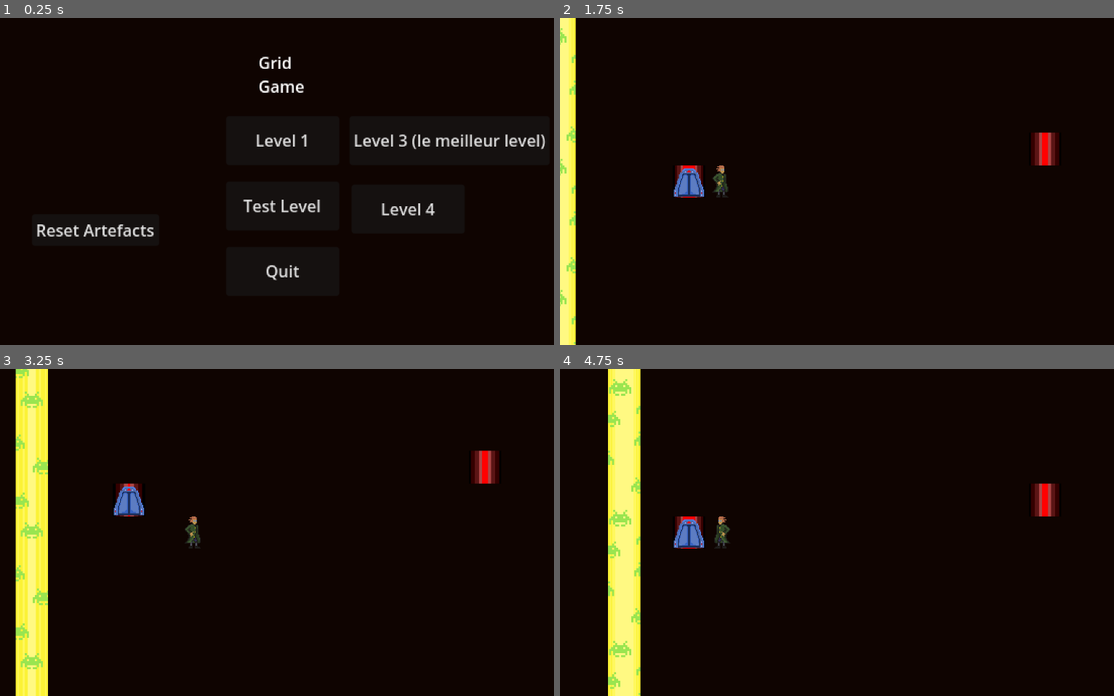
Above: before the commit, frames 1-4 (two rows, left to right).
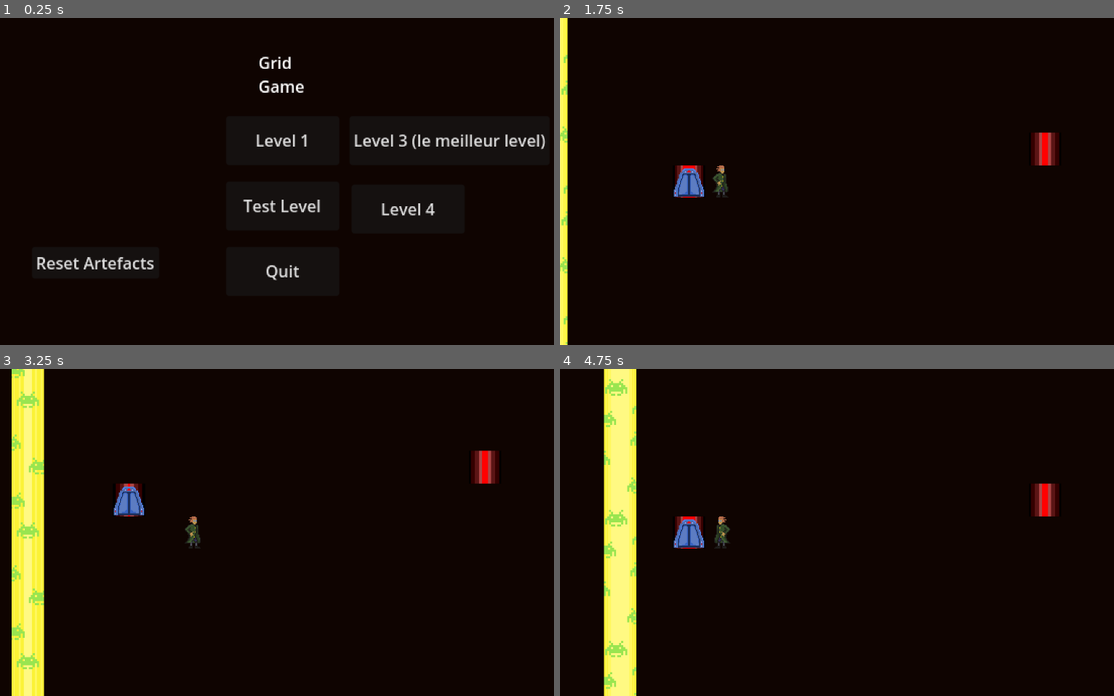
Above: after the commit, the same moments.

Repository: kwananak/GridGame
Game: Godot game, scene res://Scenes/Main.tscn
Same seed, same stepped clock (60 frames per second), same inputs: the game is played once before the commit and once after it.
Inputs:
- Up to frame 1 (0.25 s): no input
- Up to frame 2 (1.75 s): click "Test Level" at 0.5 s; tap Enter at 1.25 s; hold D (right) from 1.28 s (still down); tap Space at 1.52 s
- Up to frame 3 (3.25 s): release D (right) at 2.03 s; hold S (down) 2.03-2.78 s; tap Space at 2.27 s; hold D (right) from 2.78 s (still down)
- Up to frame 4 (4.75 s): release D (right) at 3.53 s; hold W (up) 3.53-4.28 s; tap Space at 3.77, 4.52 s; hold A (left) from 4.28 s (still down)

The runs differ from the first frame. In frame 1, 0.9% of the frame differs, in the area x 6-28%, y 63-77%; in frame 2, 2.8%; in frame 3, 4.2%, in the area x 2-9%, y 0-100%; in frame 4, 4.0%.

Commit message:
updated to groups
removed the need to drag nodes in level manager for calls
level manager will call group to set up a* grid
removing long relative paths for level manager and player nodes, and no need to put nodes in specific parent

Diff:
--- a/Scenes/Levels/Level1.tscn
+++ b/Scenes/Levels/Level1.tscn
@@ -15,9 +15,8 @@
 
 [node name="Level1" type="Node2D"]
 
-[node name="LevelManager" parent="." node_paths=PackedStringArray("end_turn_calls") instance=ExtResource("1_cdige")]
+[node name="LevelManager" parent="." instance=ExtResource("1_cdige")]
 level_number = 1
-end_turn_calls = [NodePath("../Firewall")]
 
 [node name="UI" parent="." instance=ExtResource("2_3kjsv")]
 
--- a/Scenes/Levels/Level3.tscn
+++ b/Scenes/Levels/Level3.tscn
@@ -1,7 +1,7 @@
 [gd_scene load_steps=13 format=3 uid="uid://buhrxtha4x4ha"]
 
 [ext_resource type="PackedScene" uid="uid://dhqr3k2csmslo" path="res://Scenes/Prefabs/level_manager.tscn" id="1_0oydm"]
-[ext_resource type="PackedScene" uid="uid://f6ans0klrpqi" path="res://Scenes/ui.tscn" id="2_gsm3g"]
+[ext_resource type="PackedScene" uid="uid://f6ans0klrpqi" path="res://Scenes/Prefabs/ui.tscn" id="2_gsm3g"]
 [ext_resource type="PackedScene" uid="uid://cucuq7j1dctnn" path="res://Scenes/Tiles/start_tile.tscn" id="3_f3vpw"]
 [ext_resource type="PackedScene" uid="uid://b0dhbkmn8vh3a" path="res://Scenes/Tiles/floor_tile.tscn" id="3_lg7ll"]
 [ext_resource type="PackedScene" uid="uid://cd0glhsrlf1wm" path="res://Scenes/Tiles/wall_tile.tscn" id="3_oajlt"]
@@ -15,10 +15,8 @@
 
 [node name="Level3" type="Node2D"]
 
-[node name="LevelManager" parent="." node_paths=PackedStringArray("end_turn_calls", "doors") instance=ExtResource("1_0oydm")]
+[node name="LevelManager" parent="." instance=ExtResource("1_0oydm")]
 level_number = 3
-end_turn_calls = [NodePath("../Firewall")]
-doors = [NodePath("../Trials/DoorTile")]
 
 [node name="UI" parent="." instance=ExtResource("2_gsm3g")]
 
@@ -585,6 +583,7 @@
 key_type = "pink"
 
 [node name="Firewall" parent="." instance=ExtResource("5_q6e16")]
+position = Vector2(-32, 0)
 
 [node name="Player" parent="." instance=ExtResource("6_dgy2p")]
 z_index = 1
--- a/Scenes/Levels/Level4.tscn
+++ b/Scenes/Levels/Level4.tscn
@@ -16,10 +16,8 @@
 
 [node name="Level4" type="Node2D"]
 
-[node name="LevelManager" parent="." node_paths=PackedStringArray("end_turn_calls", "doors") instance=ExtResource("1_o0n1a")]
+[node name="LevelManager" parent="." instance=ExtResource("1_o0n1a")]
 level_number = 4
-end_turn_calls = [NodePath("../Firewall")]
-doors = [NodePath("../Trials/DoorTile")]
 
 [node name="UI" parent="." instance=ExtResource("2_w3ish")]
 
@@ -1355,6 +1353,7 @@
 strength = 4
 
 [node name="Firewall" parent="." instance=ExtResource("3_rg0ha")]
+position = Vector2(-32, 0)
 
 [node name="Player" parent="." instance=ExtResource("4_cye8u")]
 z_index = 1
--- a/Scenes/Main.tscn
+++ b/Scenes/Main.tscn
@@ -88,17 +88,19 @@
 
 [node name="ResetArtefacts" type="Button" parent="Menu"]
 offset_left = 32.0
-offset_top = 192.0
+offset_top = 224.0
 offset_right = 158.0
-offset_bottom = 223.0
+offset_bottom = 255.0
 text = "Reset Artefacts"
 
-[node name="ArtefactHolder" type="Node" parent="."]
+[node name="ArtefactHolder" type="Node2D" parent="."]
+z_index = 30
 script = ExtResource("3_fd7s2")
 
 [node name="GlovesSprite" type="AnimatedSprite2D" parent="ArtefactHolder"]
 visible = false
-position = Vector2(96, 256)
+position = Vector2(96, 288)
+scale = Vector2(1.17, 1.17)
 sprite_frames = SubResource("SpriteFrames_8cxo0")
 
 [connection signal="pressed" from="Menu/Level1Button" to="." method="call_level" binds= [1]]
--- a/Scenes/Prefabs/firewall.tscn
+++ b/Scenes/Prefabs/firewall.tscn
@@ -122,7 +122,7 @@
 "speed": 5.0
 }]
 
-[node name="Firewall" type="Area2D"]
+[node name="Firewall" type="Area2D" groups=["EndTurn"]]
 z_index = 10
 collision_layer = 4
 collision_mask = 2
--- a/Scenes/Prefabs/invisible_wall.tscn
+++ b/Scenes/Prefabs/invisible_wall.tscn
@@ -3,7 +3,7 @@
 [sub_resource type="RectangleShape2D" id="RectangleShape2D_qorsj"]
 size = Vector2(32, 32)
 
-[node name="InvisibleWall" type="Area2D"]
+[node name="InvisibleWall" type="Area2D" groups=["AStarGridSolid"]]
 
 [node name="CollisionShape2D" type="CollisionShape2D" parent="."]
 shape = SubResource("RectangleShape2D_qorsj")
--- a/Scenes/Prefabs/level_manager.tscn
+++ b/Scenes/Prefabs/level_manager.tscn
@@ -2,5 +2,6 @@
 
 [ext_resource type="Script" path="res://Scripts/level_manager.gd" id="1_1q1ie"]
 
-[node name="LevelManager" type="Node2D"]
+[node name="LevelManager" type="Node2D" groups=["LevelManager"]]
 script = ExtResource("1_1q1ie")
+end_turn_speed = 0.1
--- a/Scenes/Prefabs/path_enemy.tscn
+++ b/Scenes/Prefabs/path_enemy.tscn
@@ -20,7 +20,7 @@
 "speed": 11.0
 }]
 
-[node name="PathEnemy" type="Area2D"]
+[node name="PathEnemy" type="Area2D" groups=["EndTurn"]]
 collision_layer = 0
 collision_mask = 2
 script = ExtResource("1_4tc8b")
--- a/Scenes/Prefabs/player.tscn
+++ b/Scenes/Prefabs/player.tscn
@@ -47,7 +47,7 @@
 "speed": 8.0
 }]
 
-[node name="Player" type="Area2D"]
+[node name="Player" type="Area2D" groups=["Player"]]
 scale = Vector2(0.6, 0.6)
 collision_layer = 2
 script = ExtResource("1_4axeg")
--- a/Scenes/Prefabs/seeker_enemy.tscn
+++ b/Scenes/Prefabs/seeker_enemy.tscn
@@ -20,7 +20,7 @@
 "speed": 9.0
 }]
 
-[node name="SeekerEnemy" type="Area2D"]
+[node name="SeekerEnemy" type="Area2D" groups=["EndTurn"]]
 collision_layer = 0
 collision_mask = 2
 script = ExtResource("1_l4xhf")
--- a/Scenes/Prefabs/ui.tscn
+++ b/Scenes/Prefabs/ui.tscn
@@ -3,7 +3,7 @@
 [ext_resource type="Script" path="res://Scripts/ui.gd" id="1_yd2pw"]
 
 [node name="UI" type="Node2D"]
-z_index = 3
+z_index = 20
 script = ExtResource("1_yd2pw")
 
 [node name="Button" type="Button" parent="."]
@@ -28,9 +28,9 @@
 offset_bottom = 96.0
 
 [node name="FreezeUI" type="Label" parent="."]
-offset_left = -256.0
+offset_left = -64.0
 offset_top = 64.0
-offset_right = -160.0
+offset_right = 32.0
 offset_bottom = 96.0
 
 [connection signal="pressed" from="Button" to="." method="_on_button_pressed"]
--- a/Scenes/Tiles/cannon_tile.tscn
+++ b/Scenes/Tiles/cannon_tile.tscn
@@ -1,26 +1,33 @@
-[gd_scene load_steps=6 format=3 uid="uid://0tdclamt18y7"]
+[gd_scene load_steps=7 format=3 uid="uid://0tdclamt18y7"]
 
 [ext_resource type="Script" path="res://Scripts/cannon_tile.gd" id="1_e2om4"]
-[ext_resource type="Texture2D" uid="uid://ckoahlec6jygu" path="res://Sprites/Environnement_sheet_2.png" id="1_uj70b"]
+[ext_resource type="Texture2D" uid="uid://flqtkjhp7re" path="res://Sprites/cannon.png" id="2_arv54"]
 
 [sub_resource type="RectangleShape2D" id="RectangleShape2D_xqu2r"]
 
-[sub_resource type="AtlasTexture" id="AtlasTexture_mhkec"]
-atlas = ExtResource("1_uj70b")
-region = Rect2(320, 64, 32, 32)
+[sub_resource type="AtlasTexture" id="AtlasTexture_h16ey"]
+atlas = ExtResource("2_arv54")
+region = Rect2(0, 0, 32, 32)
+
+[sub_resource type="AtlasTexture" id="AtlasTexture_dbfre"]
+atlas = ExtResource("2_arv54")
+region = Rect2(0, 32, 32, 32)
 
 [sub_resource type="SpriteFrames" id="SpriteFrames_buoya"]
 animations = [{
 "frames": [{
 "duration": 1.0,
-"texture": SubResource("AtlasTexture_mhkec")
+"texture": SubResource("AtlasTexture_h16ey")
+}, {
+"duration": 1.0,
+"texture": SubResource("AtlasTexture_dbfre")
 }],
 "loop": true,
 "name": &"default",
 "speed": 5.0
 }]
 
-[node name="CannonTile" type="Area2D"]
+[node name="CannonTile" type="Area2D" groups=["AStarGridSolid", "EndTurn"]]
 script = ExtResource("1_e2om4")
 
 [node name="CollisionShape2D" type="CollisionShape2D" parent="."]
--- a/Scenes/Tiles/door_tile.tscn
+++ b/Scenes/Tiles/door_tile.tscn
@@ -60,7 +60,7 @@
 "speed": 5.0
 }]
 
-[node name="DoorTile" type="Area2D"]
+[node name="DoorTile" type="Area2D" groups=["AStarGridSolid", "Doors"]]
 script = ExtResource("1_qiop7")
 
 [node name="CollisionShape2D" type="CollisionShape2D" parent="."]
--- a/Scenes/Tiles/hardened_tile.tscn
+++ b/Scenes/Tiles/hardened_tile.tscn
@@ -35,7 +35,7 @@
 "speed": 5.0
 }]
 
-[node name="HardenedTile" type="Area2D"]
+[node name="HardenedTile" type="Area2D" groups=["AStarGridSolid"]]
 script = ExtResource("1_m37v2")
 strength = 2
 
--- a/Scenes/Tiles/start_tile.tscn
+++ b/Scenes/Tiles/start_tile.tscn
@@ -74,7 +74,7 @@
 "speed": 3.0
 }]
 
-[node name="StartTile" type="Area2D"]
+[node name="StartTile" type="Area2D" groups=["StartTile"]]
 collision_layer = 0
 collision_mask = 0
 
--- a/Scenes/Tiles/wall_tile.tscn
+++ b/Scenes/Tiles/wall_tile.tscn
@@ -37,7 +37,7 @@
 "speed": 4.0
 }]
 
-[node name="WallTile" type="Area2D"]
+[node name="WallTile" type="Area2D" groups=["AStarGridSolid"]]
 
 [node name="CollisionShape2D" type="CollisionShape2D" parent="."]
 shape = SubResource("RectangleShape2D_pb7ci")
--- a/Scenes/level_template.tscn
+++ b/Scenes/level_template.tscn
@@ -2,7 +2,7 @@
 
 [ext_resource type="PackedScene" uid="uid://dhqr3k2csmslo" path="res://Scenes/Prefabs/level_manager.tscn" id="1_ku743"]
 [ext_resource type="PackedScene" uid="uid://cvjovpe2p6kot" path="res://Scenes/Prefabs/firewall.tscn" id="2_76y4h"]
-[ext_resource type="PackedScene" uid="uid://f6ans0klrpqi" path="res://Scenes/ui.tscn" id="2_uyx4i"]
+[ext_resource type="PackedScene" uid="uid://f6ans0klrpqi" path="res://Scenes/Prefabs/ui.tscn" id="2_uyx4i"]
 [ext_resource type="PackedScene" uid="uid://bjmgb6nib47p2" path="res://Scenes/Prefabs/player.tscn" id="3_asrnw"]
 
 [node name="LevelTemplate" type="Node2D"]
@@ -20,6 +20,7 @@
 [node name="Trials" type="Node" parent="."]
 
 [node name="Firewall" parent="." instance=ExtResource("2_76y4h")]
+position = Vector2(-32, 0)
 
 [node name="Player" parent="." instance=ExtResource("3_asrnw")]
 z_index = 1
--- a/Scenes/test_level.tscn
+++ b/Scenes/test_level.tscn
@@ -9,8 +9,7 @@
 
 [node name="TestLevel" type="Node2D"]
 
-[node name="LevelManager" parent="." node_paths=PackedStringArray("end_turn_calls") instance=ExtResource("1_g16cn")]
-end_turn_calls = [NodePath("../Firewall")]
+[node name="LevelManager" parent="." instance=ExtResource("1_g16cn")]
 
 [node name="UI" parent="." instance=ExtResource("2_fufk3")]
 
--- a/Scripts/Firewall.gd
+++ b/Scripts/Firewall.gd
@@ -1,6 +1,9 @@
 extends Area2D
 
-@onready var level_manager = $"../LevelManager"
+var level_manager
+
+func _ready():
+	level_manager = get_tree().get_first_node_in_group("LevelManager")
 
 # moves wall right when called by level manager
 func turn_call():
--- a/Scripts/Player.gd
+++ b/Scripts/Player.gd
@@ -1,8 +1,6 @@
 extends Area2D
 
-var tile_type = "player"
-var ray
-var animated_sprite_2d
+var level_manager
 var moving = false
 var inputs = {"left": Vector2.LEFT,
 			"right": Vector2.RIGHT,
@@ -11,19 +9,18 @@
 			"skip_turn": Vector2.ZERO,
 			"pause": Vector2.ONE}
 
-@onready var level_manager = $"../LevelManager"
-@onready var start_tile = $"../Environment/Floor/StartTile"
-@onready var artefact_holder = $"../../ArtefactHolder"
+@onready var artefact_holder = $/root/Main/ArtefactHolder
+@onready var animated_sprite_2d = $AnimatedSprite2D
+@onready var ray = $RayCast2D
 
 func _ready():
-	animated_sprite_2d = get_node("AnimatedSprite2D")
-	ray = get_node("RayCast2D")
-	position = start_tile.position.snapped(Vector2.ONE * level_manager.tile_size)
+	level_manager = get_tree().get_first_node_in_group("LevelManager")
+	position = get_tree().get_first_node_in_group("StartTile").position.snapped(Vector2.ONE * level_manager.tile_size)
 	var tween = create_tween()
 	tween.tween_property(self, "scale", Vector2(1, 1), 0.8).set_trans(Tween.TRANS_SINE)
 
 func _unhandled_input(event):
-	if moving:
+	if moving || level_manager.game_over:
 		return
 	for dir in inputs.keys():
 		if event.is_action_pressed(dir):
@@ -45,8 +42,6 @@
 
 # checks for collision before moving or taking appropriate action
 func collision_check(dir):
-	if level_manager.game_over:
-		return
 	ray.target_position = inputs[dir] * level_manager.tile_size
 	ray.force_raycast_update()
 	if !ray.is_colliding():
@@ -56,6 +51,13 @@
 		if not "tile_type" in collision:
 			return
 		match collision.tile_type:
+			"cannon":
+				if artefact_holder.get_strength() < 2 || collision.is_destroyed:
+					return
+				moving = true
+				collision.hit_by_player()
+				await level_manager.end_turn(level_manager.turn + 1)
+				moving = false
 			"hardened":
 				moving = true
 				collision.hit_by_player(artefact_holder.get_strength())
@@ -81,5 +83,5 @@
 		animated_sprite_2d.play("move")
 		await tween.finished
 		animated_sprite_2d.play("idle")
-		await level_manager.end_turn(level_manager.turn + 1)
+		level_manager.end_turn(level_manager.turn + 1)
 		moving = false
--- a/Scripts/artefact_holder.gd
+++ b/Scripts/artefact_holder.gd
@@ -10,7 +10,7 @@
 	equipped_artefact = owned_artefacts[0]
 	for n in owned_artefacts:
 		if n == Artefact.GLOVES:
-			get_node("GlovesSprite").visible = true
+			$GlovesSprite.visible = true
 
 func get_strength():
 	if equipped_artefact == Artefact.GLOVES:
--- a/Scripts/bullet.gd
+++ b/Scripts/bullet.gd
@@ -1,26 +1,33 @@
 extends Area2D
 
+var level_manager
 var tile_type = "bullet"
 var recalled = false
 
-@onready var animated_sprite_2d = $"AnimatedSprite2D"
-@onready var level_manager = $"../../../../LevelManager"
+@onready var animated_sprite_2d = $AnimatedSprite2D
+
+
+func _ready():
+	level_manager = get_tree().get_first_node_in_group("LevelManager")
 
 func move_bullet():
+	animated_sprite_2d.frame = 1
 	var tween = create_tween()
 	tween.tween_property(self, "position",
 		position + Vector2.RIGHT *
 			level_manager.tile_size * $"../..".bullet_speed, 1.0/level_manager.animation_speed).set_trans(Tween.TRANS_SINE)
 	await tween.finished
+	animated_sprite_2d.frame = 0
 
 func _on_area_entered(area):
+	if area.name == "Player":
+		level_manager.call_game_over()
+		return
 	if not "tile_type" in area:
 		queue_free()
 		return
 	match area.tile_type:
 		"cannon", "bullet":
 			return
-		"player":
-			level_manager.call_game_over()
 		_:
 			queue_free()
--- a/Scripts/cannon_tile.gd
+++ b/Scripts/cannon_tile.gd
@@ -1,7 +1,8 @@
 extends Area2D
 
 var tile_type = "cannon"
-var recharged = 0
+var charge = 0
+var is_destroyed = false
 
 @export var cannon_recharge = 1
 @export var bullet_speed = 1
@@ -10,14 +11,19 @@
 @onready var bullets = $"Bullets"
 
 func turn_call():
-	if recharged == cannon_recharge:
-		recharged = 0
-		await fire_bullet()
-	else:
-		recharged += 1
+	if !is_destroyed:
+		if charge == cannon_recharge:
+			charge = 0
+			await fire_bullet()
+		else:
+			charge += 1
 	for bullet in bullets.get_children():
 		bullet.move_bullet()
 
 func fire_bullet():
 	var new_bullet = bullet_prefab.instantiate()
 	bullets.add_child(new_bullet)
+
+func hit_by_player():
+	is_destroyed = true
+	$AnimatedSprite2D.frame = 1
--- a/Scripts/door_tile.gd
+++ b/Scripts/door_tile.gd
@@ -1,5 +1,6 @@
 extends Area2D
 
+var level_manager
 var unlocked = false
 var opened = false
 var tile_type = "door"
@@ -11,11 +12,11 @@
 @export var keys_needed : int
 @export_enum("blue", "pink", "yellow") var key_type : String
 
-@onready var level_manager = $"../../LevelManager"
 @onready var animated_sprite_2d = $"AnimatedSprite2D"
 
 # initial setup for lights with choosen key type
 func _ready():
+	level_manager = get_tree().get_first_node_in_group("LevelManager")
 	if keys_needed == 0:
 		animated_sprite_2d.frame = 1
 		unlocked = true
@@ -52,8 +53,10 @@
 # called by player with the right key(s)
 # makes the tile available for path finding, removes the key(s) used and opens the door
 func open_door():
+	if opened:
+		return
 	opened = true
-	level_manager.astar_grid.set_point_solid(Vector2i(position) / level_manager.tile_size)
+	level_manager.astar_grid.set_point_solid(Vector2i(position) / level_manager.tile_size, false)
 	for n in keys_needed:
 		key_lights[n].queue_free()
 		level_manager.keys.erase(key_type)
--- a/Scripts/end_tile.gd
+++ b/Scripts/end_tile.gd
@@ -1,6 +1,4 @@
 extends Area2D
 
-@onready var level_manager = $"../../../LevelManager"
-
 func _on_area_entered(_area):
-	level_manager.on_end_tile_entered()
+	get_tree().get_first_node_in_group("LevelManager").on_end_tile_entered()
--- a/Scripts/freeze_tile.gd
+++ b/Scripts/freeze_tile.gd
@@ -7,5 +7,5 @@
 
 # sends freeze strength to level manager and removes freeze tile
 func pick_up():
-	$"../../LevelManager".freeze = strength
+	get_tree().get_first_node_in_group("LevelManager").freeze = strength
 	queue_free()
--- a/Scripts/key_tile.gd
+++ b/Scripts/key_tile.gd
@@ -1,5 +1,6 @@
 extends Area2D
 
+var level_manager
 var tile_type = "key"
 
 # set up the key type from the inspector
@@ -7,9 +8,9 @@
 @export_enum("blue", "pink", "yellow") var key_type: String
 
 @onready var animated_sprite_2d = $AnimatedSprite2D
-@onready var level_manager = $"../../LevelManager"
 
 func _ready():
+	level_manager = get_tree().get_first_node_in_group("LevelManager")
 	match_key()
 
 # matches sprite to key type
--- a/Scripts/level_manager.gd
+++ b/Scripts/level_manager.gd
@@ -16,8 +16,6 @@
 @export var tile_size = 32
 @export var animation_speed = 6
 @export var end_turn_speed = 0.05
-@export var end_turn_calls : Array[Node] = []
-@export var doors : Array[Node] = []
 
 @onready var button = $"../UI/Button"
 @onready var player = $"../Player"
@@ -37,8 +35,8 @@
 	astar_grid.diagonal_mode = AStarGrid2D.DIAGONAL_MODE_NEVER
 	astar_grid.default_estimate_heuristic = AStarGrid2D.HEURISTIC_OCTILE
 	astar_grid.update()
-	for wall in $"../Environment/Walls".get_children():
-		astar_grid.set_point_solid(Vector2i(wall.position) / tile_size, true)
+	for n in get_tree().get_nodes_in_group("AStarGridSolid"):
+		astar_grid.set_point_solid(Vector2i(n.position) / tile_size, true)
 
 # called by player input func to peuase the game
 func pause_game():
@@ -53,6 +51,7 @@
 # shows inventory of key in UI, if any
 func set_keys(value):
 	keys = value
+	var doors = get_tree().get_nodes_in_group("Doors")
 	if !doors.is_empty():
 		for door in doors:
 			door.update_door()
@@ -93,7 +92,7 @@
 
 # called by the button to quit the level
 func _on_button_pressed():
-	get_node("/root/Main").call_menu(level_number)
+	$/root/Main.call_menu(level_number)
 
 # listens for spacebar to quit the game when game is over
 func _unhandled_input(event):
@@ -119,6 +118,6 @@
 		freeze -= 1
 		return
 	turn = value
-	for node in end_turn_calls:
+	for node in get_tree().get_nodes_in_group("EndTurn"):
 		await get_tree().create_timer(end_turn_speed).timeout
 		node.turn_call()
--- a/Scripts/path_enemy.gd
+++ b/Scripts/path_enemy.gd
@@ -1,14 +1,17 @@
 extends Area2D
+
+var level_manager
 
 # add path nodes and set speed from inspector. 1 will move every turn, 2 every 2 turn, etc.
 @export var path_nodes : Array[Node] = []
 @export var speed = 1
 
-@onready var level_manager = $"../../../LevelManager"
 @onready var animated_sprite_2d = $"AnimatedSprite2D"
 
+func _ready():
+	level_manager = get_tree().get_first_node_in_group("LevelManager")
+
 ## Handles level manager's end_turn_call by moving towards next node on path
-## Must subscribe to level manager calls
 func turn_call():
 	if level_manager.turn % speed !=0:
 		return
--- a/Scripts/seeker_enemy.gd
+++ b/Scripts/seeker_enemy.gd
@@ -1,21 +1,23 @@
 extends Area2D
+
+var level_manager
+var player
 
 # set up speed of enemy from inspector. 1 will move every turn, 2 every 2 turn, etc.
 @export var speed = 1
 
-@onready var level_manager = $"../../LevelManager"
-@onready var player = $"../../Player"
 @onready var animated_sprite_2d = $"AnimatedSprite2D"
 
-@export var cell_size = Vector2i(32, 32)
+func _ready():
+	level_manager = get_tree().get_first_node_in_group("LevelManager")
+	player = get_tree().get_first_node_in_group("Player")
 
 ## Handles level manager's end_turn_call by moving towards next player using level manager's a* grid
-## Must subscribe to level manager calls
 func turn_call():
-	if level_manager.turn % speed !=0:
+	if level_manager.turn % speed != 0:
 		return
-	var direction = position.direction_to(level_manager.astar_grid.get_id_path(Vector2i(position / 32),
-			Vector2i(player.position / 32))[1] * 32)
+	var direction = position.direction_to(level_manager.astar_grid.get_id_path(Vector2i(position / level_manager.tile_size),
+			Vector2i(player.position / level_manager.tile_size))[1] * level_manager.tile_size)
 	if direction.x > 0:
 		animated_sprite_2d.flip_h = false
 	if direction.x < 0:
Binary file added: Sprites/cannon.png
Not shown, added: Sprites/cannon.png.import
